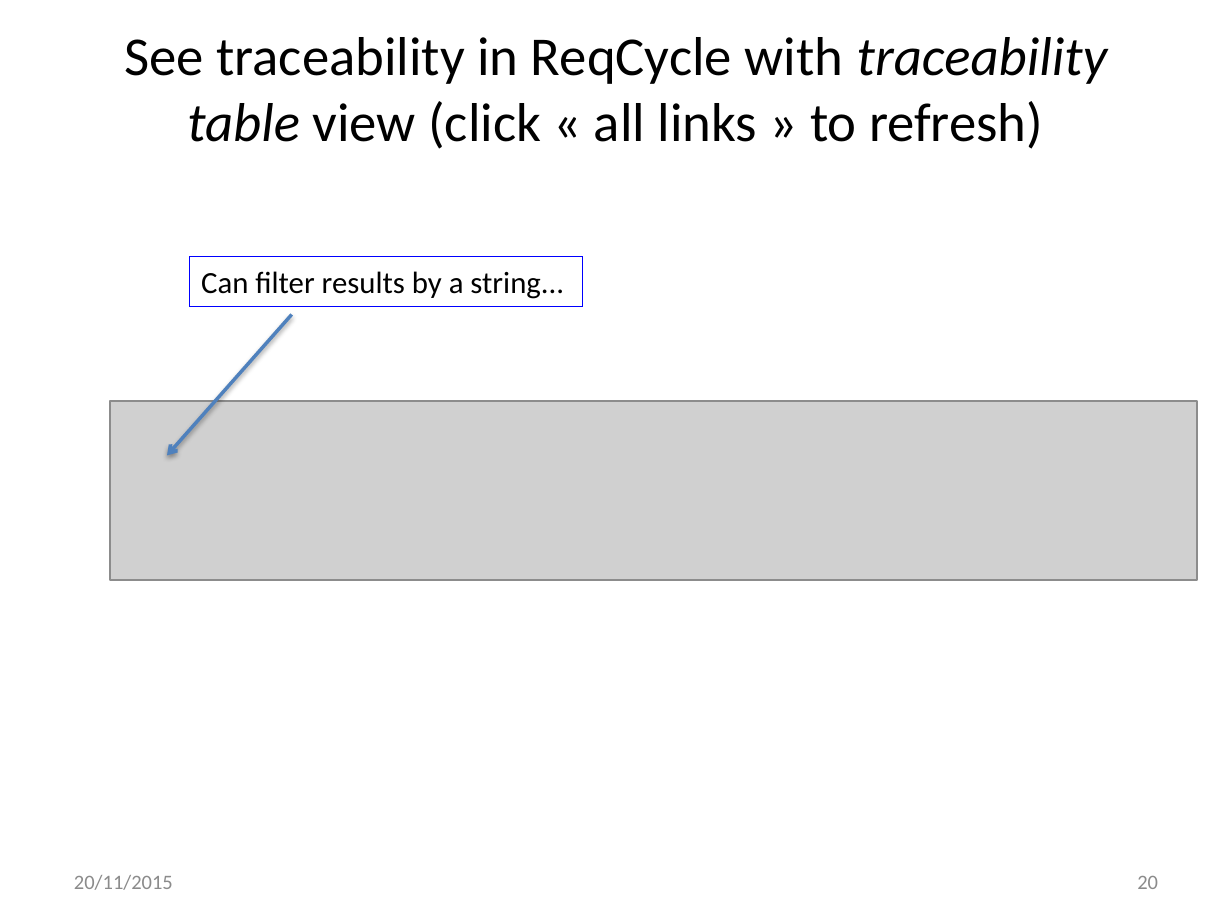
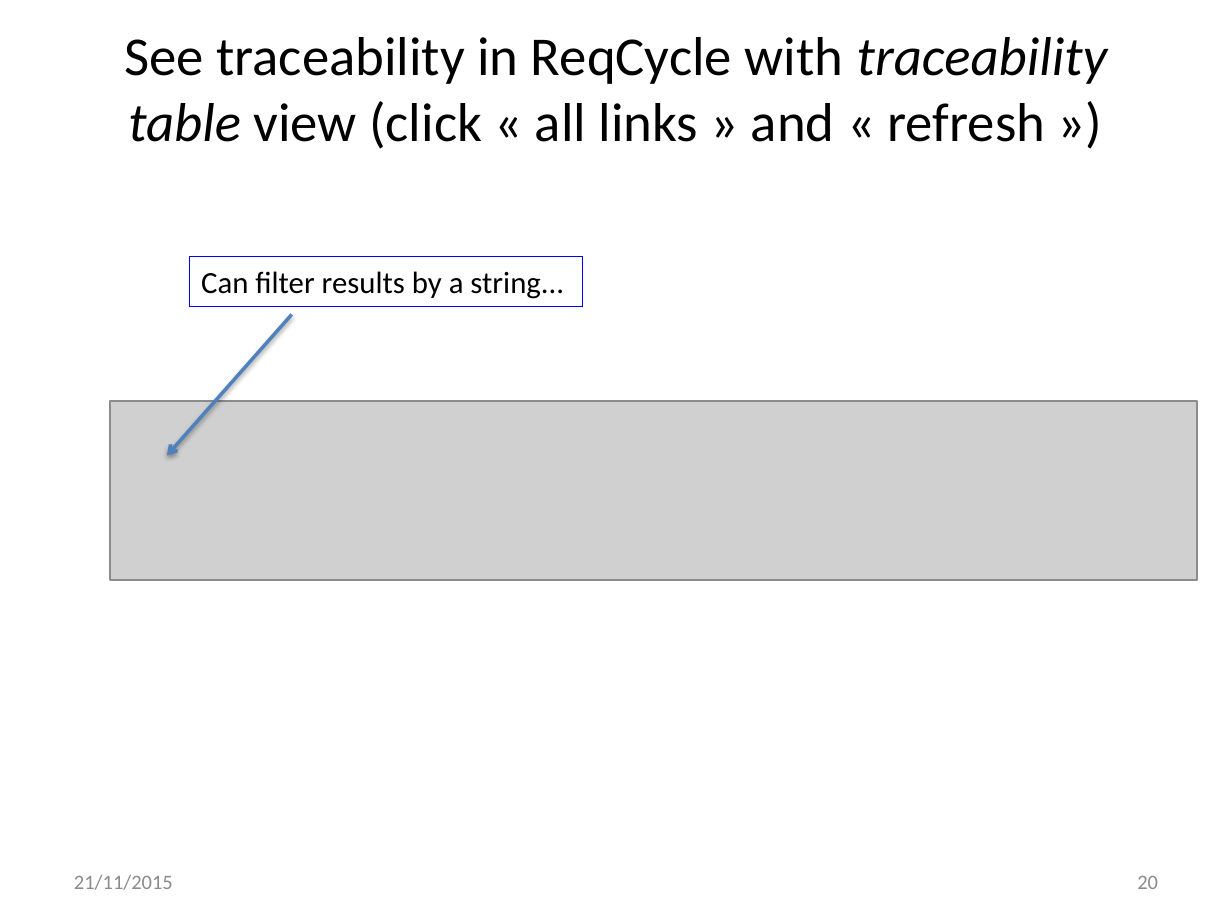
Before and after one commit to openETCS/toolchain, a slide deck: slide 20 of T7.3/TraceabilityArchitecture/reqCycleUse/ReqCyclePossibleUseForArchitectureVerification-V2.pptx. Drawn at 1232x924 pixels with LibreOffice and Linux fonts; fonts in the diff are those of the drawing; grey boxes stand for pictures. Boxes give left, top, right and bottom in pixels: in the first picture for what was removed or moved away, otherwise in the second. Text is boxed around its words. In the diff, an @@ line names an element or a change of style, - is before the commit and + after.

Commit message:
Added tip for traceability table - refresh button

```diff
--- a/T7.3/TraceabilityArchitecture/reqCycleUse/ReqCyclePossibleUseForArchitectureVerification-V2.pptx
+++ b/T7.3/TraceabilityArchitecture/reqCycleUse/ReqCyclePossibleUseForArchitectureVerification-V2.pptx
@@ title at (124,37,1108,149): text changed @@
-See traceability in ReqCycle with traceability table view (click « all links » to refresh)
+See traceability in ReqCycle with traceability table view (click « all links » and « refresh »)
@@ text at (74,875,173,890): text changed @@
-20/11/2015
+21/11/2015
```
Also in this commit, not shown: 30 other slides changed.
